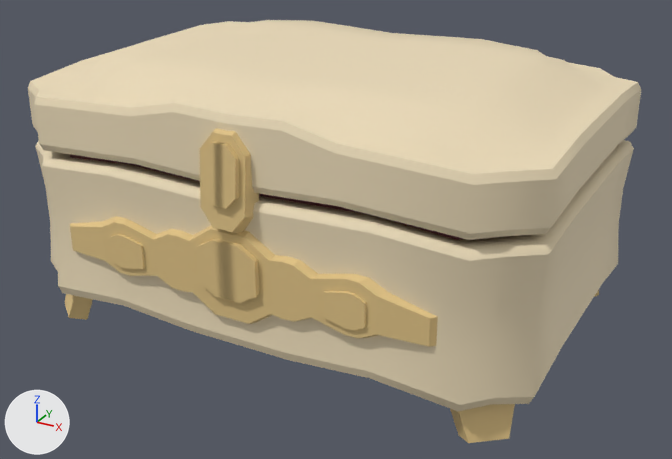
What one commit did to the FBX model Detective_Switch/Assets/Graphics/Interactables/JewelleryBox_A/JewelleryBox_A.fbx.
The view is the same before and after, from a 50 mm camera at (0.25, -0.453, 0.275) aimed at (0.007, -0.009, 0.054). Lighting does not change. The marker at lower left points along +X, +Y and +Z. Where no turn or scale is listed for an object, it has been applied to the vertices.

The first picture shows 'JewelleryBox_A'.
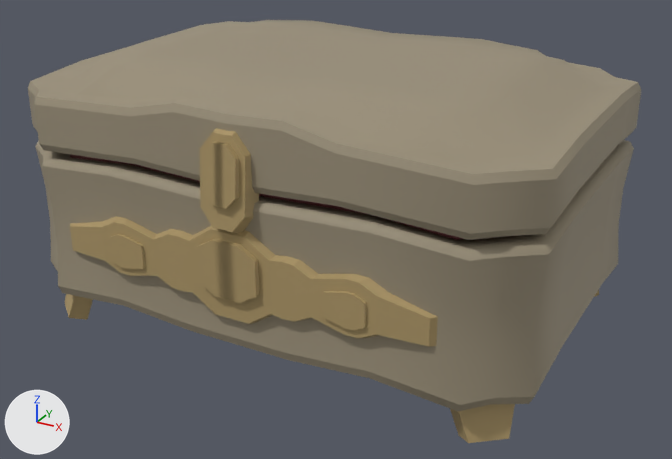
Boxes (x1, y1, x2, y2) around the edits, measured in the pictures (672 x 459 px):
'JewelleryBox_A', recoloured (beige to brown)
    both: (28, 20, 641, 443)

Diff of the bpy script that builds the scene:
```diff
--- a/Detective_Switch/Assets/Graphics/Interactables/JewelleryBox_A/JewelleryBox_A.fbx.py
+++ b/Detective_Switch/Assets/Graphics/Interactables/JewelleryBox_A/JewelleryBox_A.fbx.py
@@ mat_jewellerybox @@
 mat_jewellerybox = principled_material('JewelleryBox')
-mat_jewellerybox.base_color = (0.85, 0.722, 0.493)  # beige #edddba
+mat_jewellerybox.base_color = (0.328, 0.28, 0.193)  # brown #9b907a
 mat_jewellerybox.roughness = 0.69
@@ mat_jewellerybox_001 @@
 mat_jewellerybox_001 = principled_material('JewelleryBox.001')
-mat_jewellerybox_001.base_color = (0.748, 0.548, 0.241)  # beige #e0c387
+mat_jewellerybox_001.base_color = (0.42, 0.309, 0.139)  # brown #ad9768
 mat_jewellerybox_001.roughness = 0.69
```
